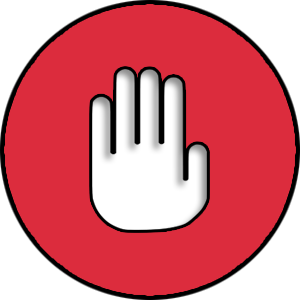
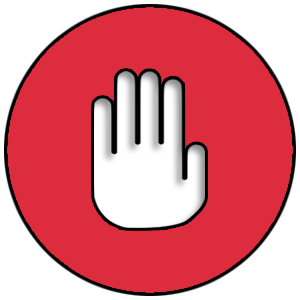
Layers edited between the first and the second w=300, h=300 image:
painted on "Hand" over <box>92,69,207,230</box>
painted on "Circle" over <box>0,0,300,300</box>
